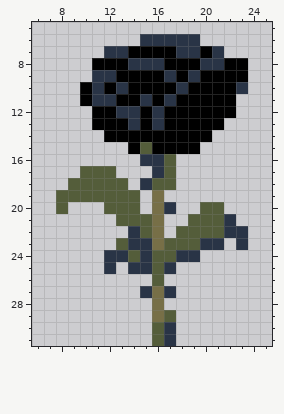
Pixel-art sprite: Medival_pack/textures/blocks/flower_wither_rose.png. Above, as it was before the edit.
The file is 32x32 pixels. Colours within 5 levels of each other are drawn and written as one. Shown: x 6..25, y 5..31.
After the commit:
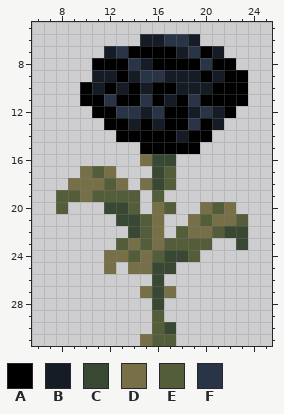
Palette (. is transparent): A #000000  B #161c26  C #394832  D #776f47  E #545d3a  F #293446
The author wrote: flowers changing the appearance
Changes in this commit:
There is now colour A in row 11 at x 23.
The edit turns colour E into colour A in row 15 at x 15.
The edit turns colour F into colour A in row 8 at x 16 and 21; in row 10 at x 23; in row 11 at x 11.
The edit turns colour A into colour B in row 9 at x 14, 18 and 21; in row 10 at x 15 and 19 to 20; in row 12 at x 15, 19 and 21; in row 13 at x 21; in row 14 at x 18.
The edit turns colour F into colour B in row 6 at x 15 to 16 and 19; in row 7 at x 12, 18 and 21; in row 8 at x 15; in row 9 at x 11 to 12, 17 and 19; in row 10 at x 11, 13 and 18; in row 11 at x 17.
The edit turns colour F into colour B in row 13 at x 14 and 16.
The edit turns colour D into colour C in rows 27 to 28 at x 16.
The edit turns colour E into colour C in row 16 at x 17; in row 18 at x 16; in row 20 at x 12 to 13; in row 21 at x 13 to 14; in row 24 at x 17; in rows 25 to 26 at x 16.
The edit turns colour F into colour C in rows 16 to 17 at x 16; in row 22 at x 14 and 22 to 23; in row 23 at x 23; in row 24 at x 18; in row 25 at x 17; in row 30 at x 17.
There is now colour D in row 20 at x 22; in row 31 at x 15.
The edit turns colour E into colour D in row 17 at x 10 and 12; in row 18 at x 9 to 11 and 13; in row 19 at x 10; in row 20 at x 20; in row 21 at x 19 and 21; in row 22 at x 19 to 20.
The edit turns colour F into colour D in row 16 at x 15; in row 18 at x 15; in row 21 at x 22; in row 23 at x 14; in row 24 at x 12 to 13 and 15; in row 25 at x 12 and 14 to 15.
The edit turns colour F into colour D in row 27 at x 15 and 17.
There is now colour E in row 21 at x 23.
The edit turns colour D into colour E in row 19 at x 16; in row 29 at x 16.
The edit turns colour F into colour E in row 20 at x 17; in row 23 at x 15 and 20; in row 24 at x 19; in row 31 at x 17.
The edit turns colour A into colour F in row 9 at x 15 to 16; in row 11 at x 19; in row 12 at x 20; in row 13 at x 19.
Colour A is removed in row 8 at x 23; in row 13 at x 11; in row 14 at x 12; in row 15 at x 14.
Colour E is removed in row 29 at x 17.
Colour F is removed in row 23 at x 21.
